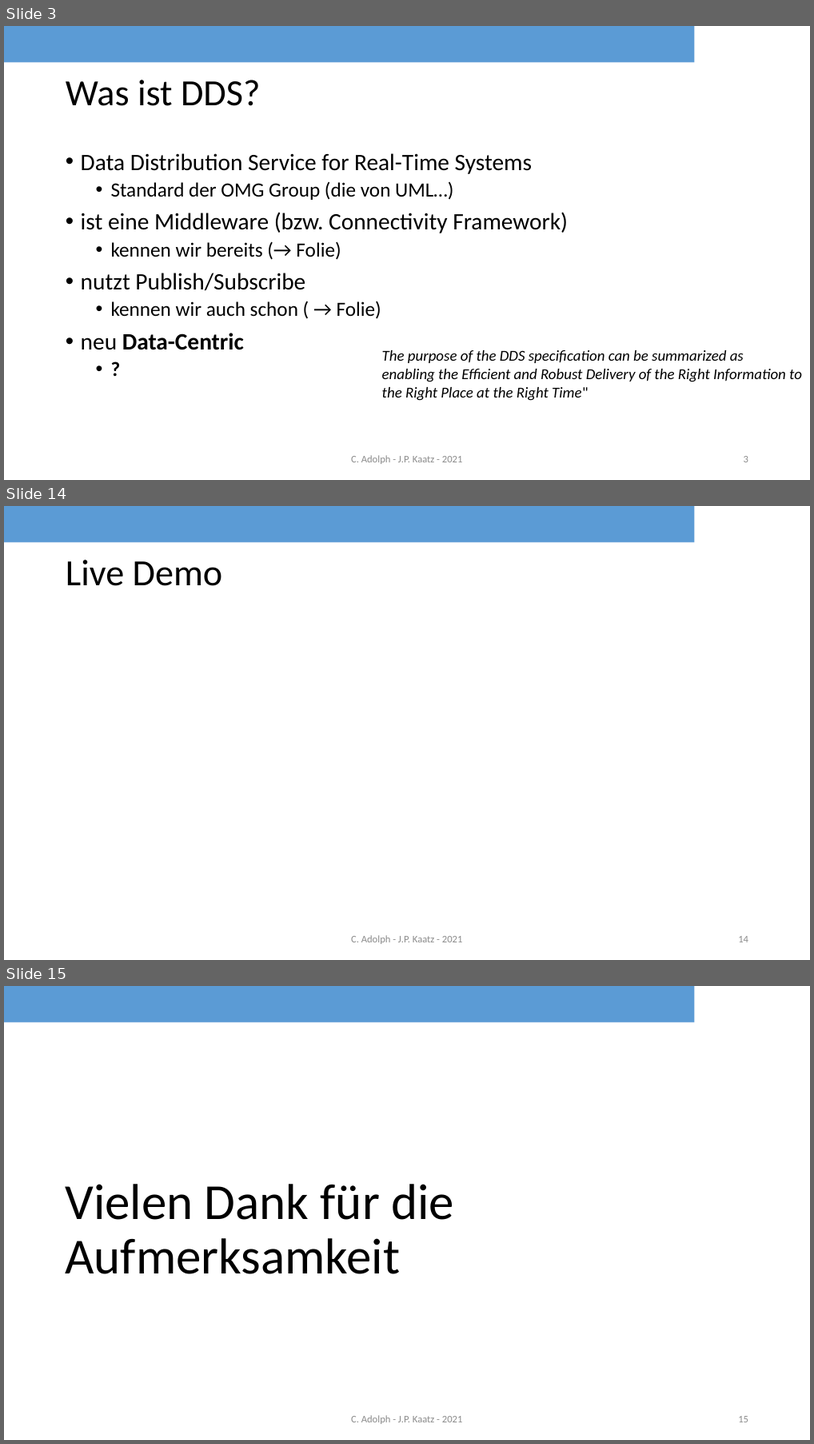
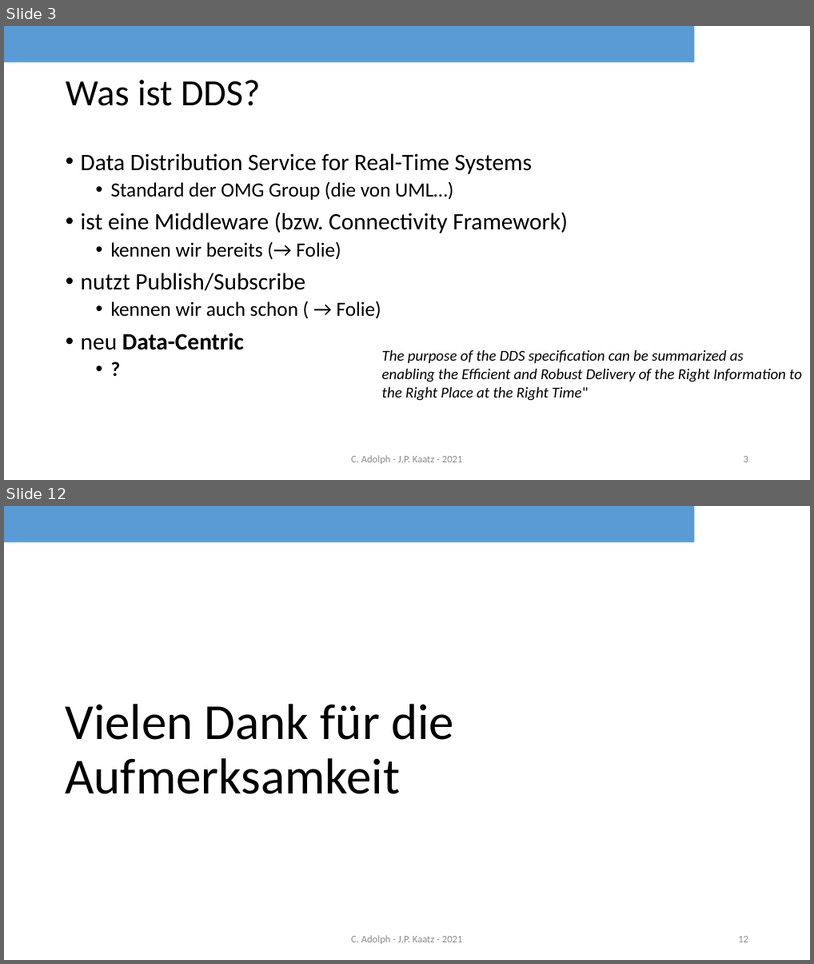
Before and after one commit to rocko/sisidm_sose2021, a slide deck: DDS_share.pptx. Shown one above the other, each under a label of ours: slides 3, 14 and 15 before the commit, slides 3 and 12 after it; the slides between them are not shown. The pictures are 814x1444 and 814x964 pixels, drawn with LibreOffice and Linux fonts; fonts in the diff are those of the drawing; background and template pictures are left out. Boxes give left, top, right and bottom in pixels: in the first picture for what was removed or moved away, otherwise in the second. Text is boxed around its words. In the diff, an @@ line names an element or a change of style, - is before the commit and + after.

```diff
--- a/DDS_share.pptx
+++ b/DDS_share.pptx
@@ slide 14 removed at (4, 506, 810, 960), background #FFFFFF; not listed: 2 template elements that a slide beside it also shows @@
@@ title removed at (66, 560, 223, 586) @@
-Live Demo
@@ text removed at (351, 935, 463, 944) @@
-C. Adolph - J.P. Kaatz - 2021
@@ page number removed at (738, 936, 749, 942) @@
-14
@@ what was slide 15 is now slide 12 @@
@@ page number at (738, 936, 749, 942): text changed @@
-15
+12
```
Also in this commit, not shown: 7 slides changed, 2 other slides removed.
